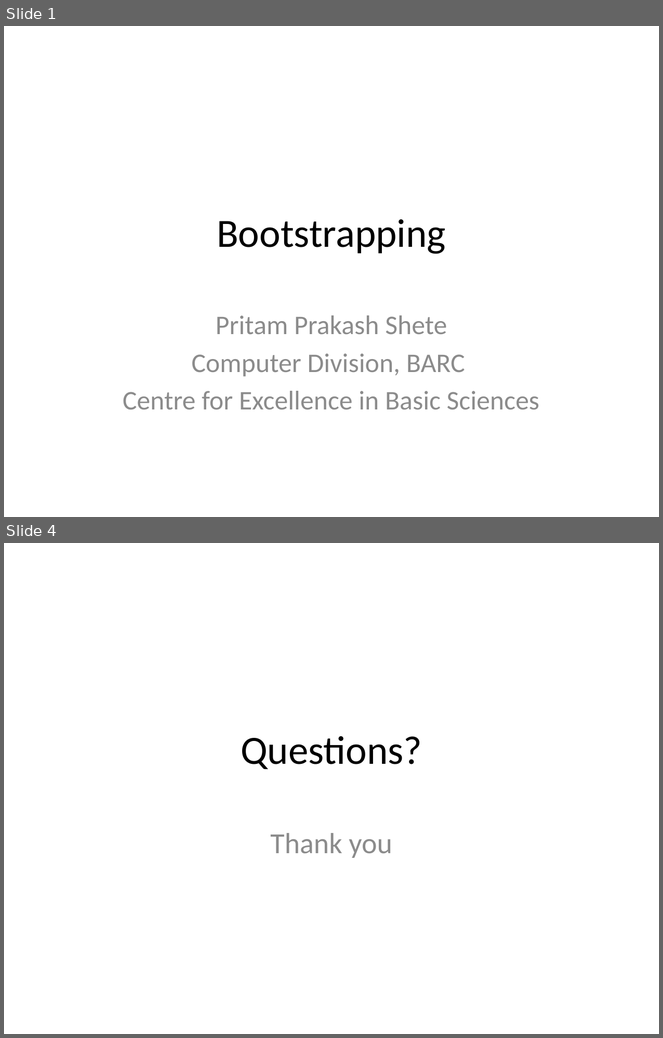
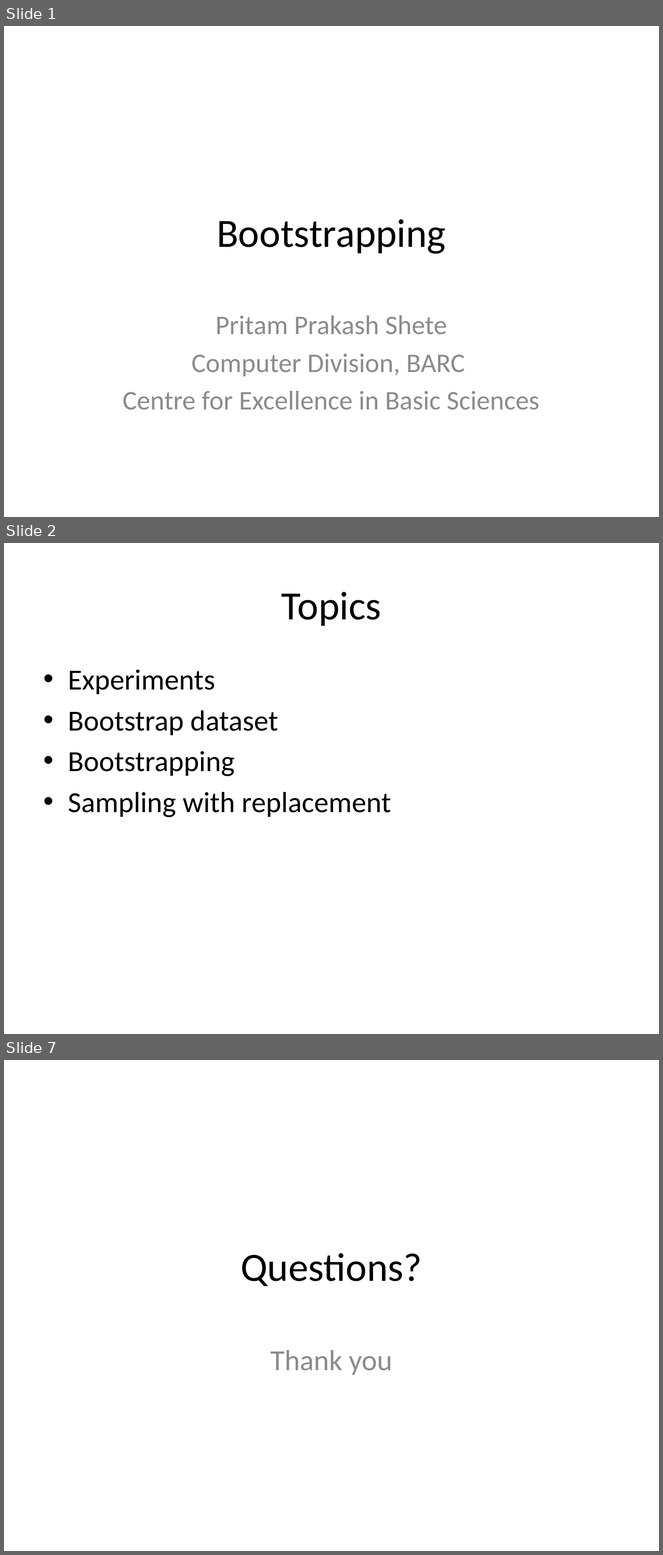
Before and after one commit to look4pritam/ArtificialIntelligence, a slide deck: Mathematics/Bootstrapping.pptx. Shown one above the other, each under a label of ours: slides 1 and 4 before the commit, slides 1, 2 and 7 after it; the slides between them are not shown. The pictures are 663x1038 and 663x1555 pixels, drawn with LibreOffice and Linux fonts; fonts in the diff are those of the drawing. Boxes give left, top, right and bottom in pixels: in the first picture for what was removed or moved away, otherwise in the second. Text is boxed around its words. In the diff, an @@ line names an element or a change of style, - is before the commit and + after.

```diff
--- a/Mathematics/Bootstrapping.pptx
+++ b/Mathematics/Bootstrapping.pptx
@@ slide 2 added at [4,543,659,1034], background #FFFFFF @@
@@ title added at [282,592,382,626], 44 pt, text #000000 @@
+Topics
@@ text added at [68,669,391,818], 32 pt, text #000000 @@
+• Experiments
+• Bootstrap dataset
+• Bootstrapping
+• Sampling with replacement
@@ what was slide 4 is now slide 7 @@
```
Also in this commit, not shown: 4 other slides added, 2 slides removed.
